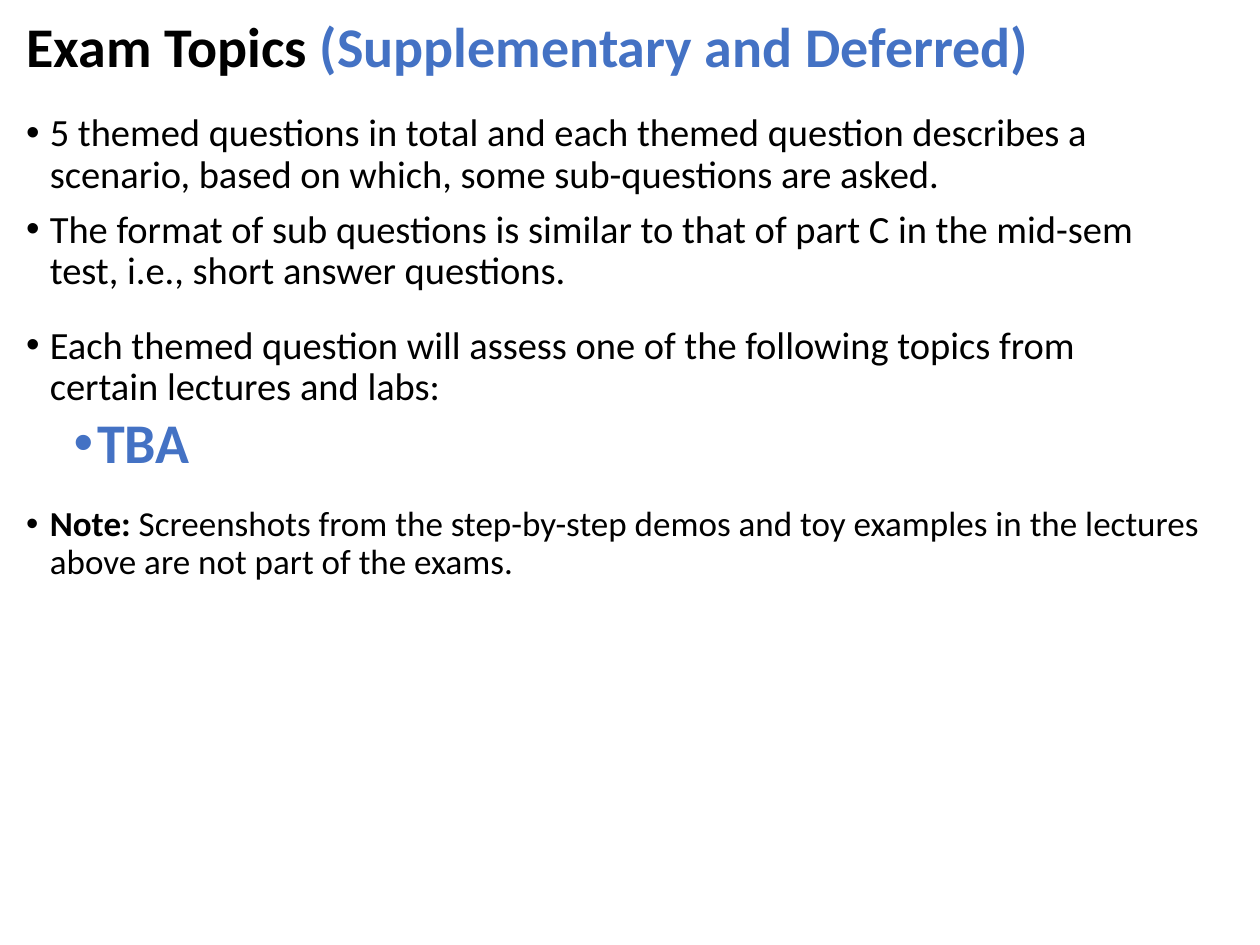
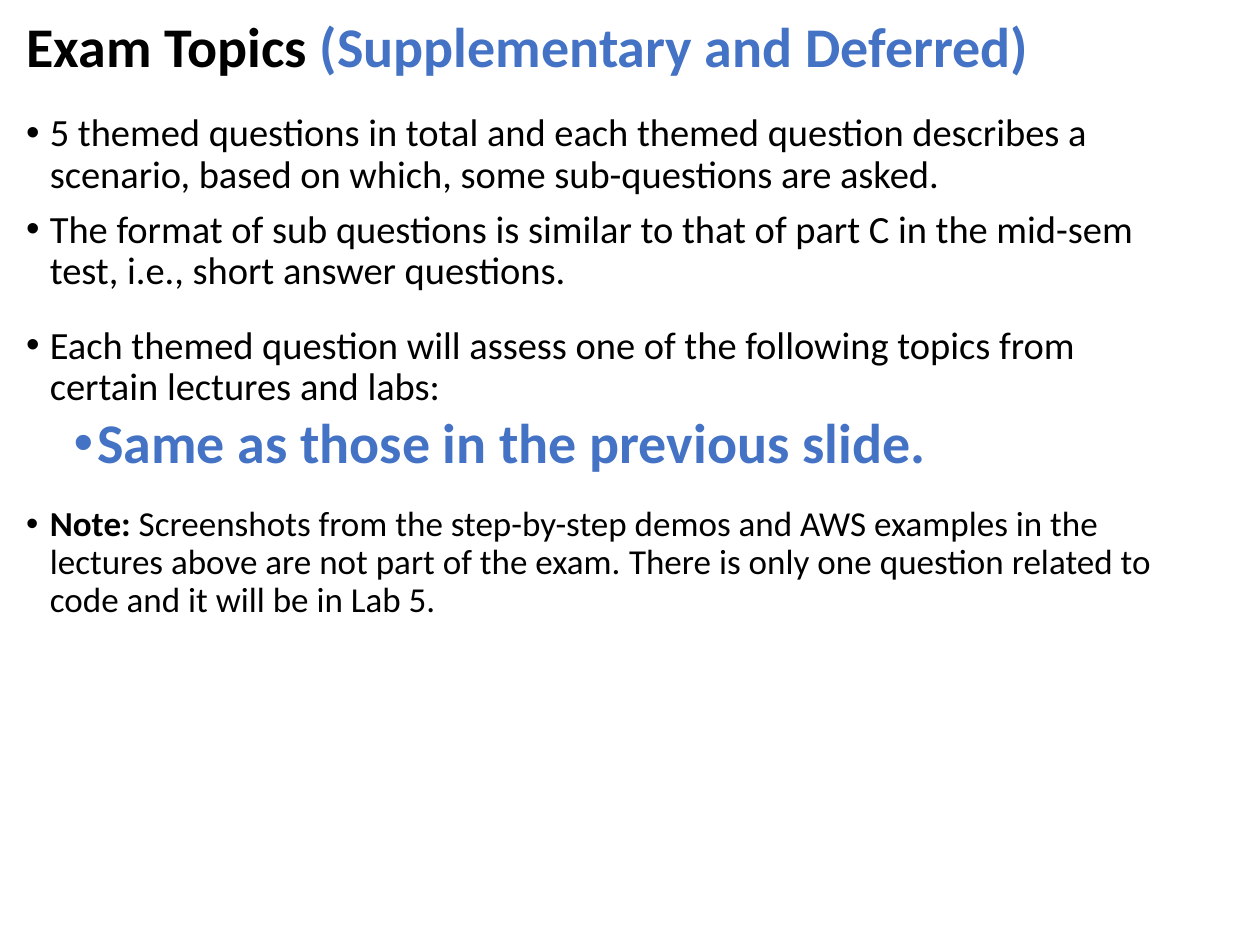
Before and after one commit to zhangzhics/CITS5503_Sem2, a slide deck: slide 27 of Lectures2025/CITS5503APIGateway_week12.pptx. Drawn at 1260x945 pixels with LibreOffice and Linux fonts; fonts in the diff are those of the drawing. Boxes give left, top, right and bottom in pixels: in the first picture for what was removed or moved away, otherwise in the second. Text is boxed around its words. In the diff, an @@ line names an element or a change of style, - is before the commit and + after.

Commit message:
supplementary/deferred exam topics updated

```diff
--- a/Lectures2025/CITS5503APIGateway_week12.pptx
+++ b/Lectures2025/CITS5503APIGateway_week12.pptx
@@ text at bbox=[97, 423, 925, 472]: text changed @@
-  • TBA
+  • Same as those in the previous slide.
@@ text at bbox=[50, 511, 1151, 613]: text changed @@
-• Note: Screenshots from the step-by-step demos and toy examples in the lectures above are not part of the exams.
+• Note: Screenshots from the step-by-step demos and AWS examples in the lectures above are not part of the exam. There is only one question related to code and it will be in Lab 5.
```
Also in this commit, not shown: 1 other slide changed.
